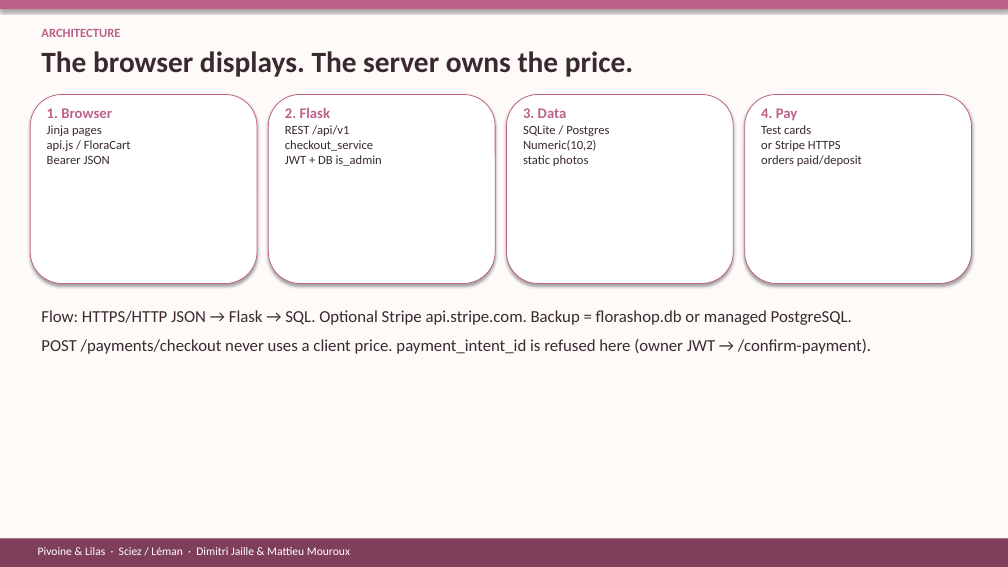
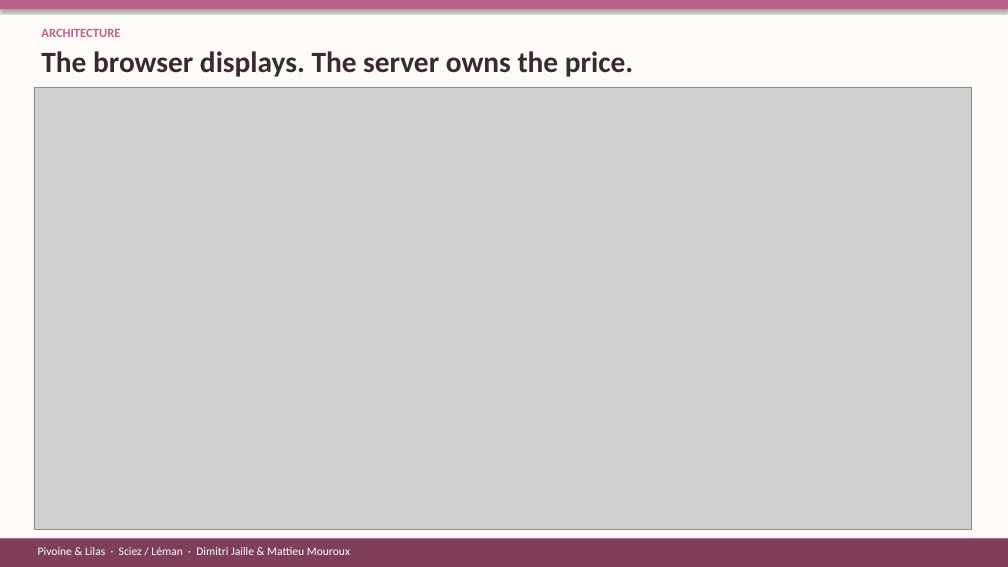
Before and after one commit to Issercio/Demo-day, a slide deck: slide 10 of docs/presentation/Pivoine-Lilas.pptx. Drawn at 1008x567 pixels with LibreOffice and Linux fonts; fonts in the diff are those of the drawing; grey boxes stand for pictures. Boxes give left, top, right and bottom in pixels: in the first picture for what was removed or moved away, otherwise in the second. Text is boxed around its words. In the diff, an @@ line names an element or a change of style, - is before the commit and + after.

```diff
--- a/docs/presentation/Pivoine-Lilas.pptx
+++ b/docs/presentation/Pivoine-Lilas.pptx
@@ picture added at (x1=34, y1=87, x2=972, y2=529) @@
@@ rounded rectangle removed at (x1=30, y1=95, x2=257, y2=284) @@
@@ text removed at (x1=47, y1=108, x2=131, y2=164) @@
-1. Browser
-Jinja pages
-api.js / FloraCart
-Bearer JSON
@@ rounded rectangle removed at (x1=268, y1=95, x2=495, y2=284) @@
@@ text removed at (x1=285, y1=107, x2=382, y2=166) @@
-2. Flask
-REST /api/v1
-checkout_service
-JWT + DB is_admin
@@ rounded rectangle removed at (x1=507, y1=95, x2=734, y2=284) @@
@@ text removed at (x1=523, y1=108, x2=609, y2=166) @@
-3. Data
-SQLite / Postgres
-Numeric(10,2)
-static photos
@@ rounded rectangle removed at (x1=745, y1=95, x2=972, y2=284) @@
@@ text removed at (x1=761, y1=108, x2=862, y2=166) @@
-4. Pay
-Test cards
-or Stripe HTTPS
-orders paid/deposit
@@ text removed at (x1=41, y1=310, x2=871, y2=354) @@
-Flow: HTTPS/HTTP JSON → Flask → SQL. Optional Stripe api.stripe.com. Backup = florashop.db or managed PostgreSQL.
-POST /payments/checkout never uses a client price. payment_intent_id is refused here (owner JWT → /confirm-payment).
```
Also in this commit, not shown: 1 other slide changed, 3 slides added, 1 slide removed, 5 other files.
